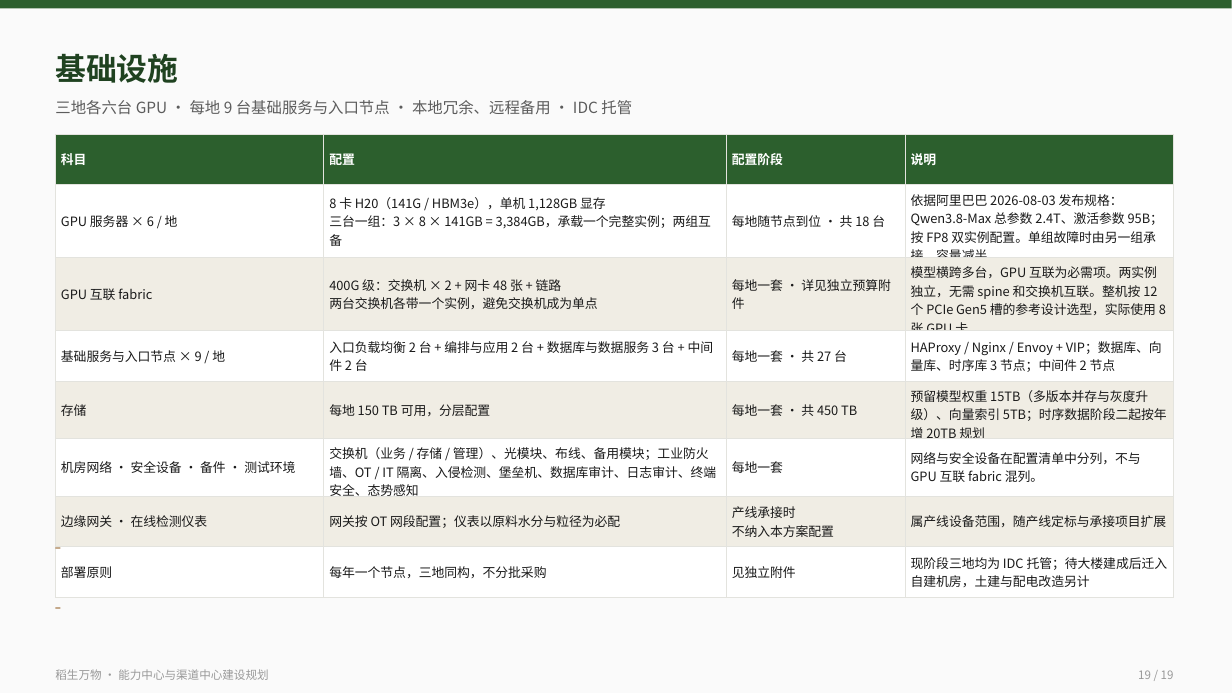
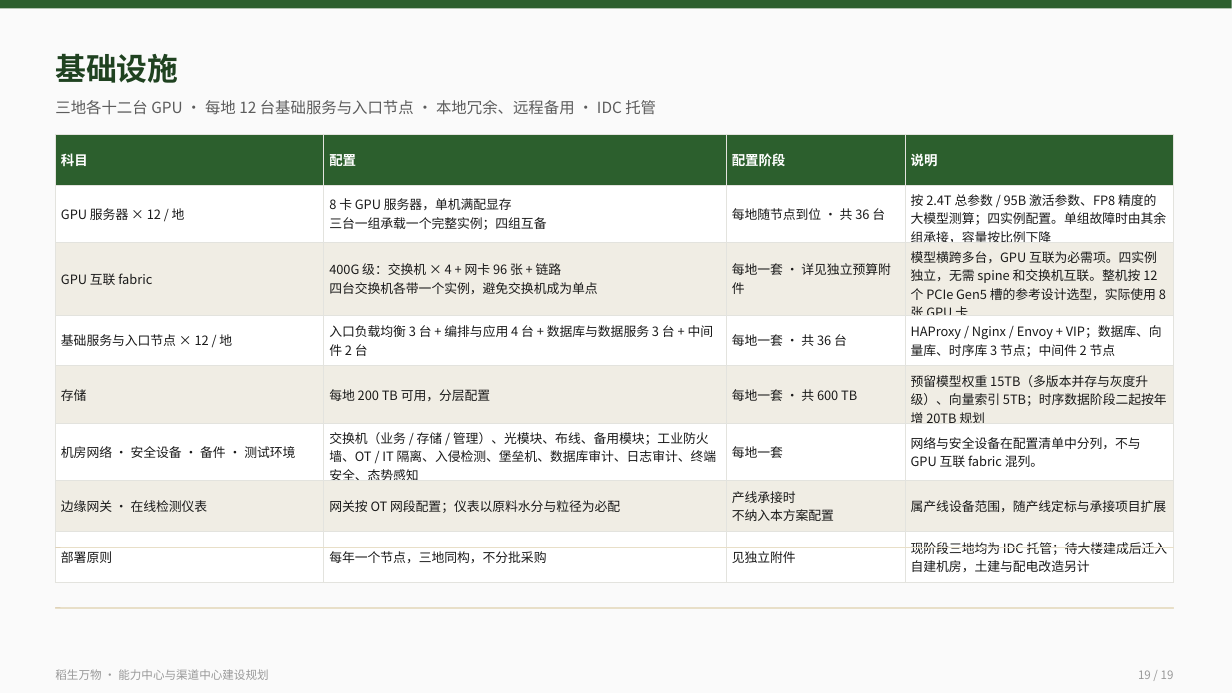
Before and after one commit to jinichen/catfish, a slide deck: slide 19 of projects/daosheng/docs/daosheng-nlzx-v2-3nodes.pptx. Drawn at 1232x693 pixels with LibreOffice and Linux fonts; fonts in the diff are those of the drawing. Boxes give left, top, right and bottom in pixels: in the first picture for what was removed or moved away, otherwise in the second. Text is boxed around its words. In the diff, an @@ line names an element or a change of style, - is before the commit and + after.

Commit message:
docs(daosheng): 单节点 6 台 → 12 台 GPU，去品牌，去运营期成本
按 PPT 那份为准（不是 DOCX 版本）重算：

  · 算力主机不再写品牌型号，"8 卡 H20（141G/HBM3e）"→"8 卡 GPU 服务器，
    单机满配显存"；显存规格一并模糊，只留 2.4T 参数 / 95B 激活 / FP8 的测算口径
  · 单节点 6 台 → 12 台，四组互备（原三台一组两组互备）
  · 硬件数量跟着核：fabric 交换机 2→4 / 网卡 48→96；基础服务节点 9→12；
    存储 150TB→200TB
  · 单节点硬件 2,555 → 4,869 万；静态投资 8,522 → 10,836；
    预备费 885 → 1,106；控制价 9,407 → 11,942 万
  · 删掉后 5 年运营成本，口径只到建设期末（原来"第四年起年度稳态 1,360 万/年"）
  · 主 deck 补一页系统逻辑架构

三节点合计 25,946 万 = 2.59 亿，3 亿上限下余量 4,054 万（14%）。

```diff
--- a/projects/daosheng/docs/daosheng-nlzx-v2-3nodes.pptx
+++ b/projects/daosheng/docs/daosheng-nlzx-v2-3nodes.pptx
@@ text at bbox=[55, 100, 656, 115]: text changed @@
-三地各六台 GPU · 每地 9 台基础服务与入口节点 · 本地冗余、远程备用 · IDC 托管
+三地各十二台 GPU · 每地 12 台基础服务与入口节点 · 本地冗余、远程备用 · IDC 托管
@@ table at bbox=[55, 134, 1174, 576] @@
-row 2: GPU 服务器 × 6 / 地 | 8 卡 H20（141G / HBM3e），单机 1,128GB 显存 / 三台一组：3 × 8 × 141GB = 3,384GB，承载一个完整实例；两组互备 | 每地随节点到位 · 共 18 台 | 依据阿里巴巴 2026-08-03 发布规格：Qwen3.8-Max 总参数 2.4T、激活参数 95B；按 FP8 双实例配置。单组故障时由另一组承接，容量减半
+row 2: GPU 服务器 × 12 / 地 | 8 卡 GPU 服务器，单机满配显存 / 三台一组承载一个完整实例；四组互备 | 每地随节点到位 · 共 36 台 | 按 2.4T 总参数 / 95B 激活参数、FP8 精度的大模型测算；四实例配置。单组故障时由其余组承接，容量按比例下降
-row 3, column 2: 400G 级：交换机 × 2 + 网卡 48 张 + 链路 / 两台交换机各带一个实例，避免交换机成为单点
+row 3, column 2: 400G 级：交换机 × 4 + 网卡 96 张 + 链路 / 四台交换机各带一个实例，避免交换机成为单点
-row 3, column 4: 模型横跨多台，GPU 互联为必需项。两实例独立，无需 spine 和交换机互联。整机按 12 个 PCIe Gen5 槽的参考设计选型，实际使用 8 张 GPU 卡
+row 3, column 4: 模型横跨多台，GPU 互联为必需项。四实例独立，无需 spine 和交换机互联。整机按 12 个 PCIe Gen5 槽的参考设计选型，实际使用 8 张 GPU 卡
-row 4: 基础服务与入口节点 × 9 / 地 | 入口负载均衡 2 台 + 编排与应用 2 台 + 数据库与数据服务 3 台 + 中间件 2 台 | 每地一套 · 共 27 台 | HAProxy / Nginx / Envoy + VIP；数据库、向量库、时序库 3 节点；中间件 2 节点
+row 4: 基础服务与入口节点 × 12 / 地 | 入口负载均衡 3 台 + 编排与应用 4 台 + 数据库与数据服务 3 台 + 中间件 2 台 | 每地一套 · 共 36 台 | HAProxy / Nginx / Envoy + VIP；数据库、向量库、时序库 3 节点；中间件 2 节点
-row 5, column 2: 每地 150 TB 可用，分层配置
+row 5, column 2: 每地 200 TB 可用，分层配置
-row 5, column 3: 每地一套 · 共 450 TB
+row 5, column 3: 每地一套 · 共 600 TB
@@ size 10 to 10.5 pt in "科目", "配置", "配置阶段", "说明" @@
@@ rectangle added at bbox=[55, 548, 1174, 548], fill #F5F1E8, outline #E8DFC8 0.75 pt @@
@@ rectangle added at bbox=[55, 608, 1174, 608], fill #F5F1E8, outline #E8DFC8 0.75 pt @@
```
Also in this commit, not shown: 18 other slides changed, 1 other file.
